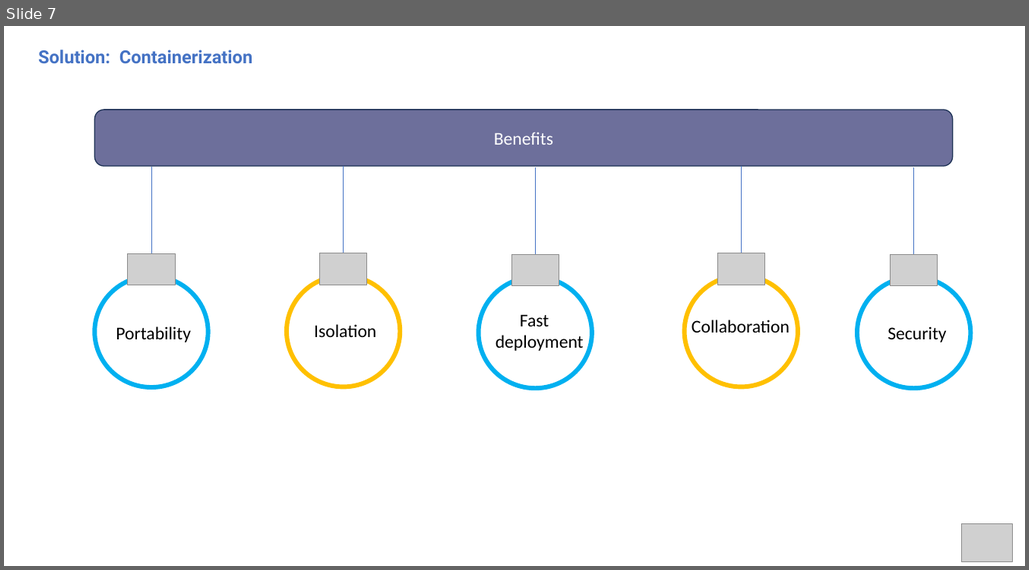
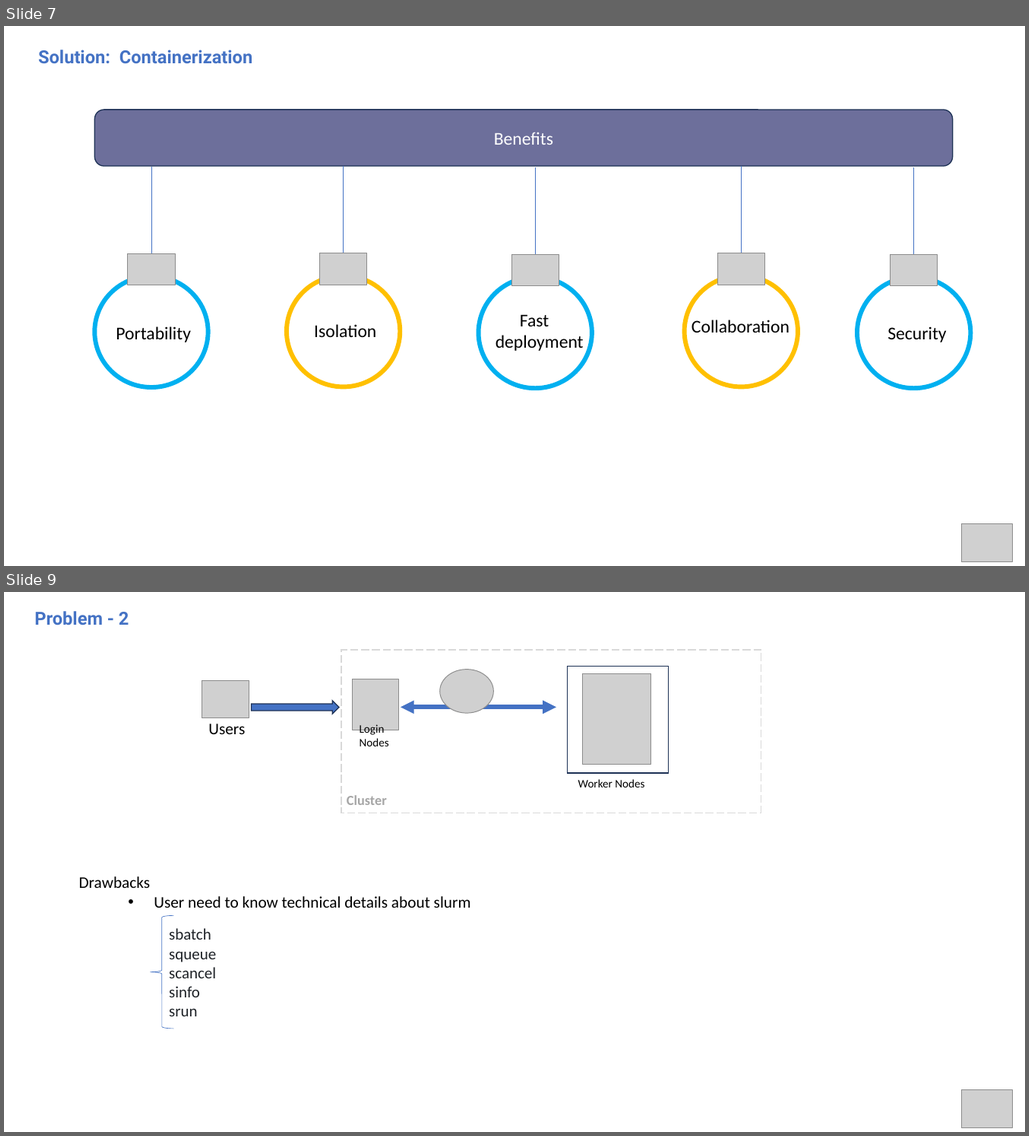
Before and after one commit to hmhwe/IMAGEN_Backend, a slide deck: docs/StakeholderM_CV.pptx. Shown one above the other, each under a label of ours: slide 7 before the commit, slides 7 and 9 after it; the slides between them are not shown. The pictures are 1029x570 and 1029x1136 pixels, drawn with LibreOffice and Linux fonts; fonts in the diff are those of the drawing; grey boxes stand for pictures. Boxes give left, top, right and bottom in pixels: in the first picture for what was removed or moved away, otherwise in the second. Text is boxed around its words. In the diff, an @@ line names an element or a change of style, - is before the commit and + after.

```diff
--- a/docs/StakeholderM_CV.pptx
+++ b/docs/StakeholderM_CV.pptx
@@ slide 9 added at (x1=4, y1=592, x2=1025, y2=1132), background #FFFFFF @@
@@ text added at (x1=34, y1=611, x2=129, y2=625), 18 pt, text #4472C4, bold @@
+Problem - 2
@@ rectangle added at (x1=341, y1=650, x2=762, y2=812), fill #FFFFFF, outline #D9D9D9 1 pt dashed @@
@@ picture added at (x1=202, y1=680, x2=249, y2=717) @@
@@ picture added at (x1=352, y1=679, x2=399, y2=730) @@
@@ picture added at (x1=440, y1=669, x2=494, y2=713) @@
@@ rectangle added at (x1=567, y1=666, x2=668, y2=773), fill #FFFFFF, outline #1E3256 1 pt @@
@@ picture added at (x1=583, y1=673, x2=652, y2=764) @@
@@ right arrow added at (x1=252, y1=701, x2=339, y2=714), fill #4472C4, outline #1E3256 1 pt @@
@@ text added at (x1=208, y1=723, x2=245, y2=734), 16.1 pt, text #000000 @@
+Users
@@ text added at (x1=360, y1=724, x2=389, y2=746), 11.5 pt, text #000000 @@
+Login Nodes
@@ double arrow added from (557, 707) to (401, 707), #4472C4 4.5 pt @@
@@ text added at (x1=347, y1=795, x2=387, y2=805), 13.8 pt, text #A6A6A6, bold @@
+Cluster
@@ text added at (x1=579, y1=779, x2=645, y2=787), 11.5 pt, text #000000 @@
+Worker Nodes
@@ text added at (x1=79, y1=876, x2=471, y2=907), 16.1 pt, text #000000 @@
+Drawbacks
+  • User need to know technical details about slurm
@@ left brace added at (x1=150, y1=915, x2=173, y2=1028), outline #4472C4 0.5 pt @@
@@ text added at (x1=169, y1=928, x2=216, y2=1016), 16 pt, text #1F2328 @@
+sbatch
+squeue
+scancel
+sinfo
+srun
@@ picture added at (x1=962, y1=1089, x2=1013, y2=1127) @@
```
Also in this commit, not shown: 3 slides changed, 1 other slide added.
